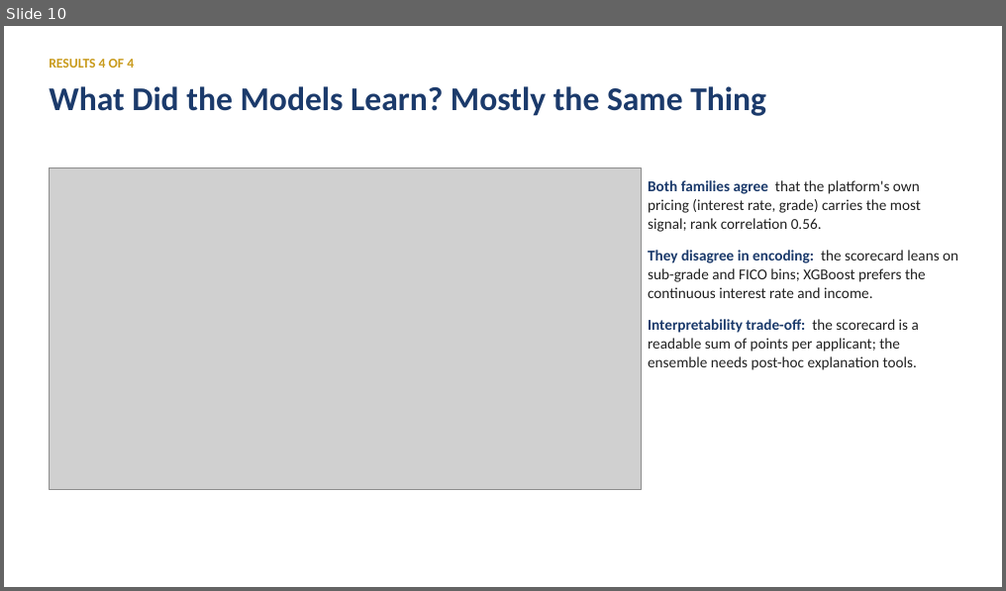
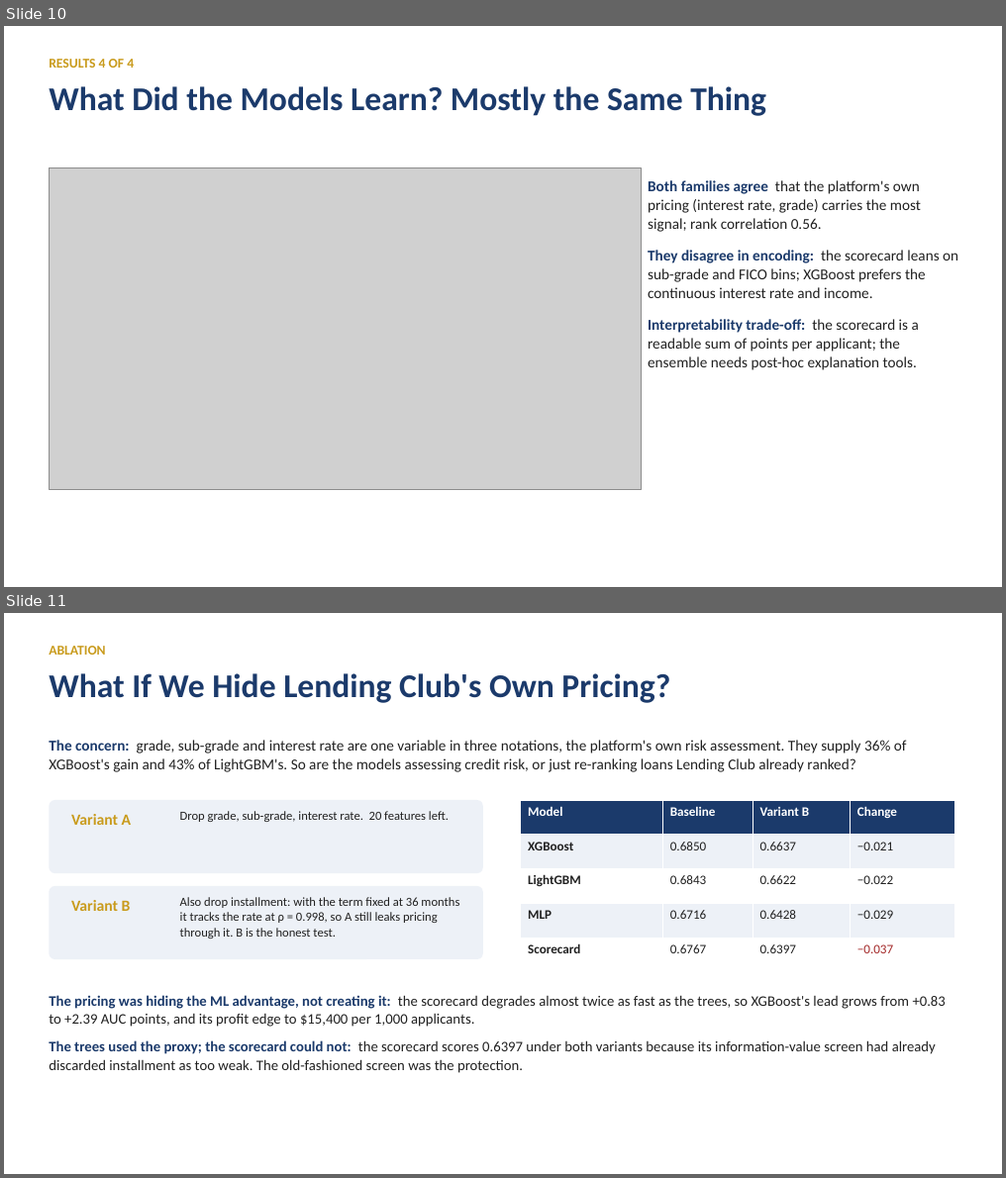
Before and after one commit to iitgF/T8, a slide deck: report_and_video/Project_Video_Presentation.pptx. Shown one above the other, each under a label of ours: slide 10 before the commit, slides 10 and 11 after it. The pictures are 1006x591 and 1006x1178 pixels, drawn with LibreOffice and Linux fonts; fonts in the diff are those of the drawing; grey boxes stand for pictures. Boxes give left, top, right and bottom in pixels: in the first picture for what was removed or moved away, otherwise in the second. Text is boxed around its words. In the diff, an @@ line names an element or a change of style, - is before the commit and + after.

```diff
--- a/report_and_video/Project_Video_Presentation.pptx
+++ b/report_and_video/Project_Video_Presentation.pptx
@@ slide 11 added at [4,613,1002,1174], background #FFFFFF @@
@@ text added at [49,646,105,655], 13 pt, text #C99B1C, bold @@
+ABLATION
@@ text added at [49,673,670,703], 32 pt, text #1B3A6B, bold @@
+What If We Hide Lending Club's Own Pricing?
@@ text added at [49,740,907,772], 14.5 pt, text #212121 @@
+The concern: grade, sub-grade and interest rate are one variable in three notations, the platform's own risk assessment. They supply 36% of XGBoost's gain and 43% of LightGBM's. So are the models assessing credit risk, or just re-ranking loans Lending Club already ranked?
@@ rounded rectangle added at [49,800,483,873], fill #EDF1F7 @@
@@ text added at [71,814,132,825], 15 pt, text #C99B1C, bold @@
+Variant A
@@ text added at [180,811,449,822], 12 pt, text #212121 @@
+Drop grade, sub-grade, interest rate. 20 features left.
@@ table added at [521,800,954,972], 5 rows, 4 columns @@
+Model | Baseline | Variant B | Change
+XGBoost | 0.6850 | 0.6637 | −0.021
+LightGBM | 0.6843 | 0.6622 | −0.022
+MLP | 0.6716 | 0.6428 | −0.029
+Scorecard | 0.6767 | 0.6397 | −0.037
@@ rounded rectangle added at [49,886,483,959], fill #EDF1F7 @@
@@ text added at [71,900,131,911], 15 pt, text #C99B1C, bold @@
+Variant B
@@ text added at [180,897,459,939], 12 pt, text #212121 @@
+Also drop installment: with the term fixed at 36 months it tracks the rate at ρ = 0.998, so A still leaks pricing through it. B is the honest test.
@@ text added at [49,995,945,1073], 14 pt, text #212121 @@
+The pricing was hiding the ML advantage, not creating it: the scorecard degrades almost twice as fast as the trees, so XGBoost's lead grows from +0.83 to +2.39 AUC points, and its profit edge to $15,400 per 1,000 applicants.
+The trees used the proxy; the scorecard could not: the scorecard scores 0.6397 under both variants because its information-value screen had already discarded installment as too weak. The old-fashioned screen was the protection.
```
Also in this commit, not shown: 2 slides changed, 2 other files.
